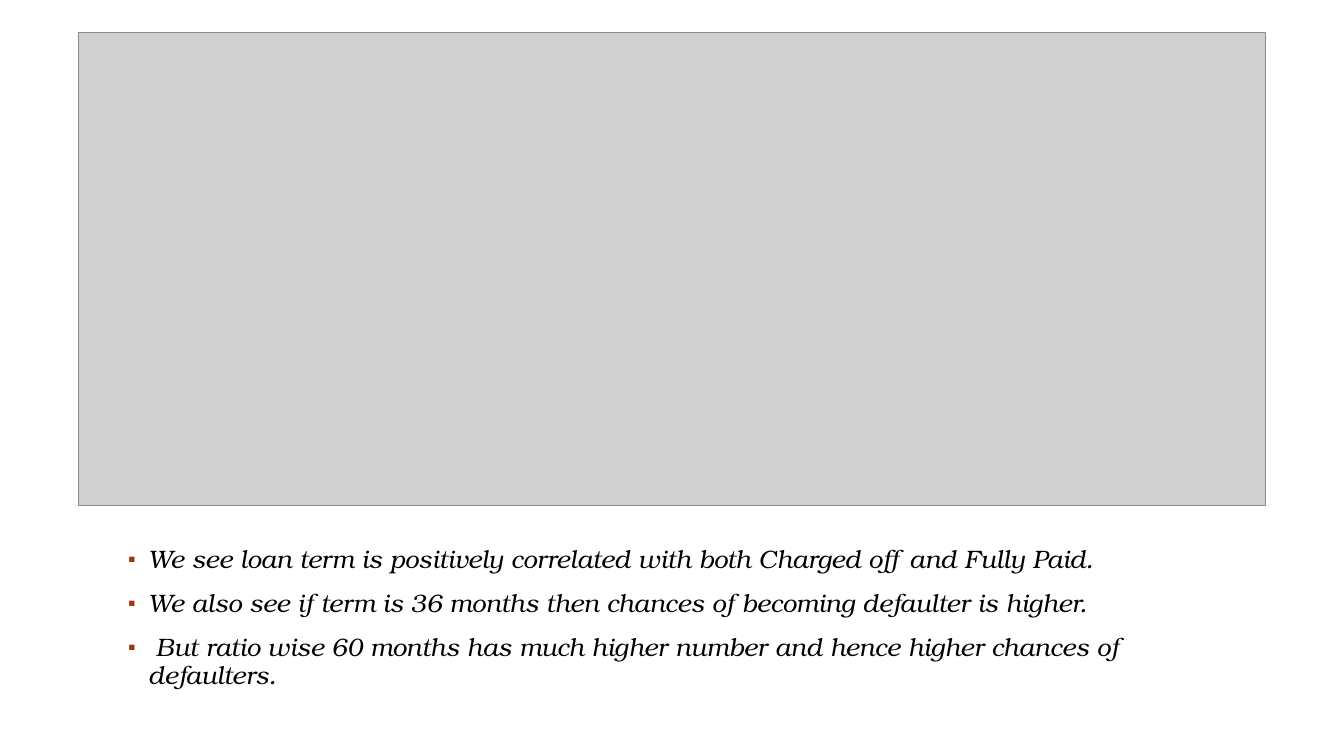
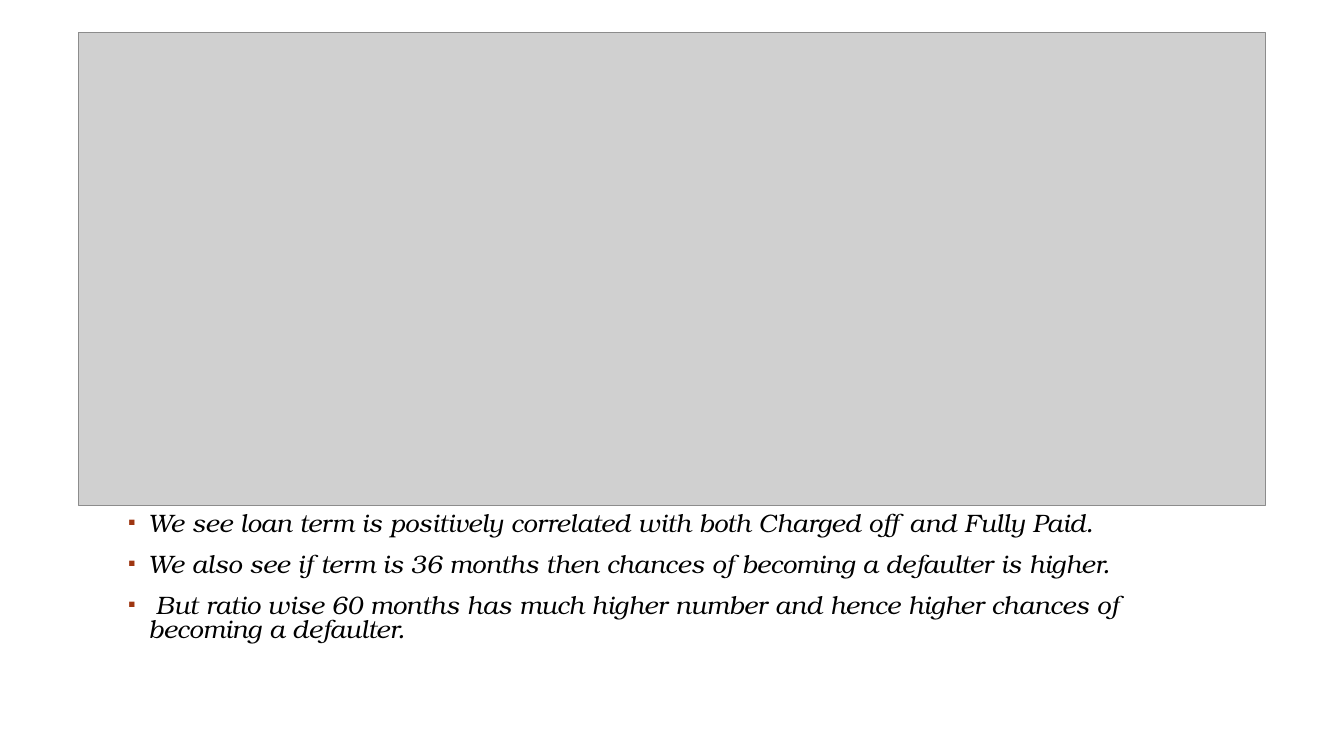
Before and after one commit to rahul2july/lendingclubcasestudy, a slide deck: slide 15 of lendingclubcasestudy.pptx. Drawn at 1344x756 pixels with LibreOffice and Linux fonts; fonts in the diff are those of the drawing; grey boxes stand for pictures; background and template pictures are left out. Boxes give left, top, right and bottom in pixels: in the first picture for what was removed or moved away, otherwise in the second. Text is boxed around its words. In the diff, an @@ line names an element or a change of style, - is before the commit and + after.

Commit message:
updated ppt and pdf

```diff
--- a/lendingclubcasestudy.pptx
+++ b/lendingclubcasestudy.pptx
@@ text at (148, 513, 1093, 538): line spacing 0.9 to 0.8 @@
@@ text at (148, 554, 1119, 644): text changed @@
-▪ We also see if term is 36 months then chances of becoming defaulter is higher.
-▪ But ratio wise 60 months has much higher number and hence higher chances of defaulters.
+▪ We also see if term is 36 months then chances of becoming a defaulter is higher.
+▪ But ratio wise 60 months has much higher number and hence higher chances of becoming a defaulter.
```
Also in this commit, not shown: 9 other slides changed, 1 other file.
